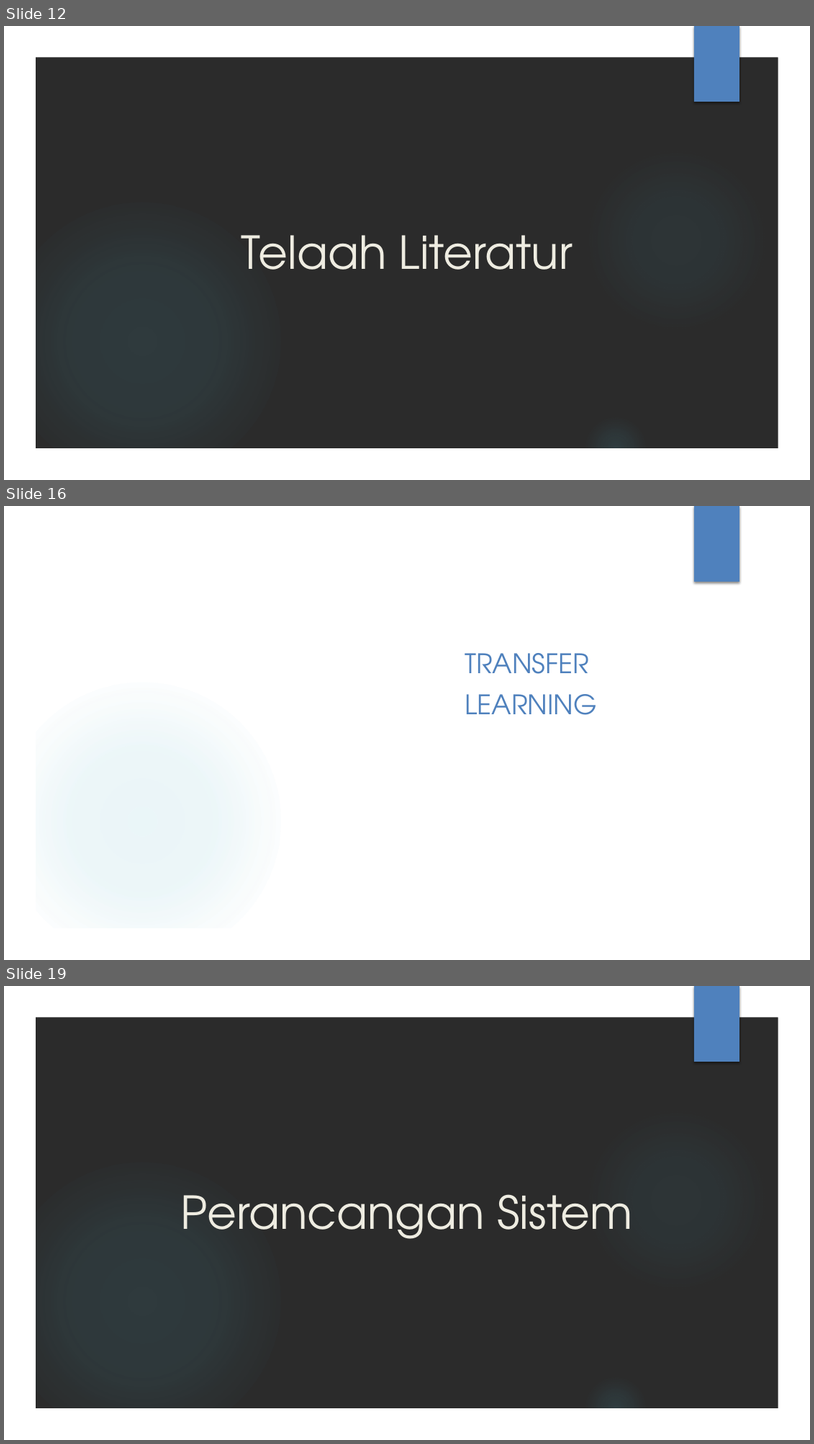
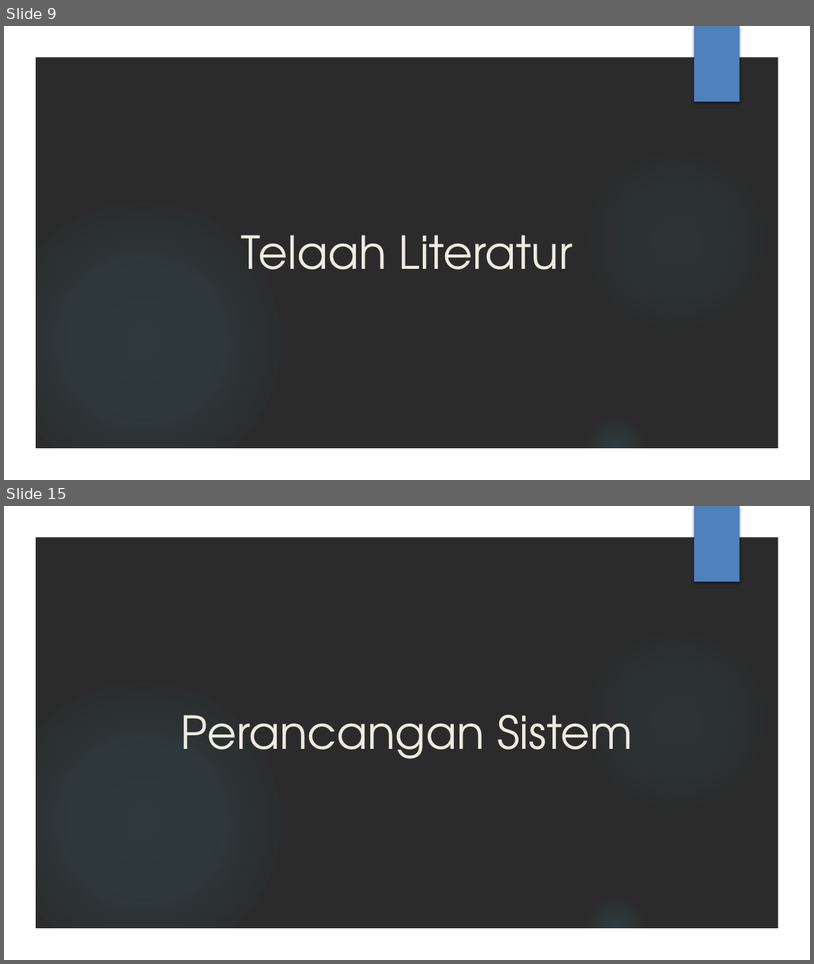
Before and after one commit to AhsanulQalbi/skripsiAnaconda, a slide deck: Laporan ppt/PPT SIDANG.pptx. Shown one above the other, each under a label of ours: slides 12, 16 and 19 before the commit, slides 9 and 15 after it; the slides between them are not shown. The pictures are 814x1444 and 814x964 pixels, drawn with LibreOffice and Linux fonts; fonts in the diff are those of the drawing; background and template pictures are left out; a plain dark background stands for a picture behind light text. Boxes give left, top, right and bottom in pixels: in the first picture for what was removed or moved away, otherwise in the second. Text is boxed around its words. In the diff, an @@ line names an element or a change of style, - is before the commit and + after.

```diff
--- a/Laporan ppt/PPT SIDANG.pptx
+++ b/Laporan ppt/PPT SIDANG.pptx
@@ slide 16 removed at <box>4,506,810,960</box>, background picture (left out); not listed: 4 template elements that a slide beside it also shows @@
@@ freeform shape removed at <box>401,531,448,752</box> @@
@@ freeform shape removed at <box>413,533,496,933</box> @@
@@ rectangle removed at <box>486,533,782,933</box> @@
@@ text removed at <box>465,653,597,715</box> @@
-TRANSFER
-LEARNING
@@ what was slide 12 is now slide 9 @@
@@ what was slide 19 is now slide 15 @@
```
Also in this commit, not shown: 9 slides changed, 19 slides added, 21 other slides removed, 1 other file.
